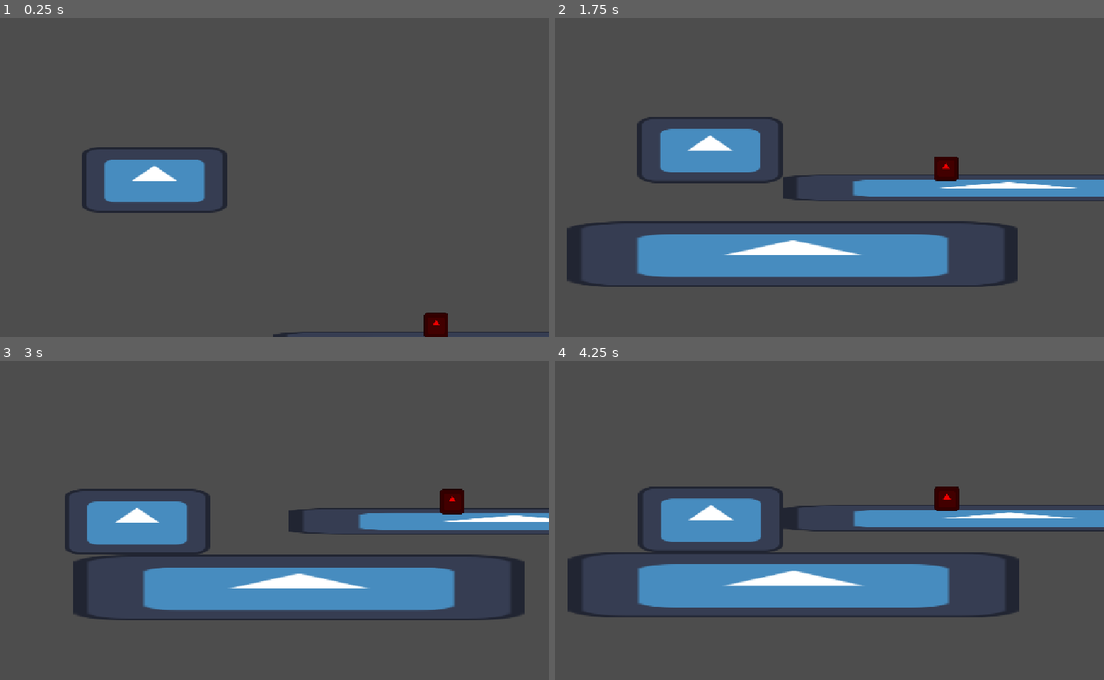
Above: before the commit, frames 1-4 (two rows, left to right).
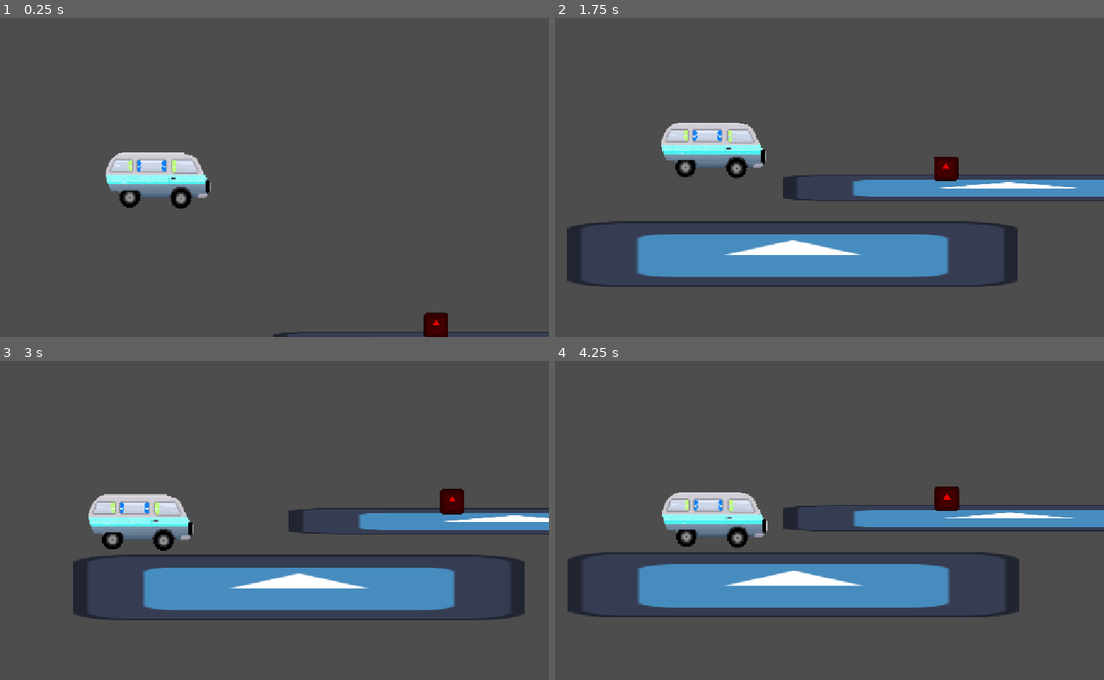
Above: after the commit, the same moments.

Repository: dezraec/roadtrip-game
Game: Godot game, scene res://van_test_map.tscn
Same seed, same stepped clock (60 frames per second), same inputs: the game is played once before the commit and once after it. The engine's default icon, where the game draws it, is replaced by a stand-in: a white triangle on a blue panel in a dark square.
Inputs:
- Up to frame 1 (0.25 s): no input
- Up to frame 2 (1.75 s): hold D (MoveRight) from 0.53 s (still down); tap Space (Jump) at 0.77, 1.52 s
- Up to frame 3 (3 s): release D (MoveRight) at 2.03 s; hold A (MoveLeft) 2.03-2.78 s; hold D (MoveRight) from 2.78 s (still down)
- Up to frame 4 (4.25 s): keep holding D (MoveRight); tap Space (Jump) at 3.02, 3.77 s

The runs differ from the first frame. In frame 1, 3.6% of the frame differs, in the area x 14-42%, y 40-62%; in frame 2, 3.7%, in the area x 14-42%, y 31-52%; in frame 3, 3.6%; in frame 4, 3.6%.

Commit message:
I added the van image to the Character Assets folder.

Diff:
--- a/van.tscn
+++ b/van.tscn
@@ -1,7 +1,18 @@
 [gd_scene format=3 uid="uid://ccm6apa6d0xts"]
 
-[ext_resource type="Texture2D" uid="uid://b8s83dfrev7bq" path="res://icon.svg" id="1_6cji5"]
 [ext_resource type="Script" uid="uid://dubtq46mjrmd7" path="res://van.gd" id="1_8opdr"]
+[ext_resource type="Texture2D" uid="uid://cfydpvmrdo8j3" path="res://Character Assets/Van.png" id="3_lvfqf"]
+
+[sub_resource type="SpriteFrames" id="SpriteFrames_tnpr2"]
+animations = [{
+"frames": [{
+"duration": 1.0,
+"texture": ExtResource("3_lvfqf")
+}],
+"loop": 1,
+"name": &"default",
+"speed": 5.0
+}]
 
 [sub_resource type="RectangleShape2D" id="RectangleShape2D_yaxba"]
 size = Vector2(284, 126)
@@ -9,9 +20,8 @@
 [node name="van" type="CharacterBody2D" unique_id=914730358]
 script = ExtResource("1_8opdr")
 
-[node name="Sprite2D" type="Sprite2D" parent="." unique_id=475155148]
-scale = Vector2(2.21875, 1)
-texture = ExtResource("1_6cji5")
+[node name="Sprite2D" type="AnimatedSprite2D" parent="." unique_id=948891785]
+sprite_frames = SubResource("SpriteFrames_tnpr2")
 
 [node name="CollisionShape2D" type="CollisionShape2D" parent="." unique_id=348272044]
 shape = SubResource("RectangleShape2D_yaxba")
Binary file added: Character Assets/Van.png
Not shown, added: Character Assets/Van.png.import
